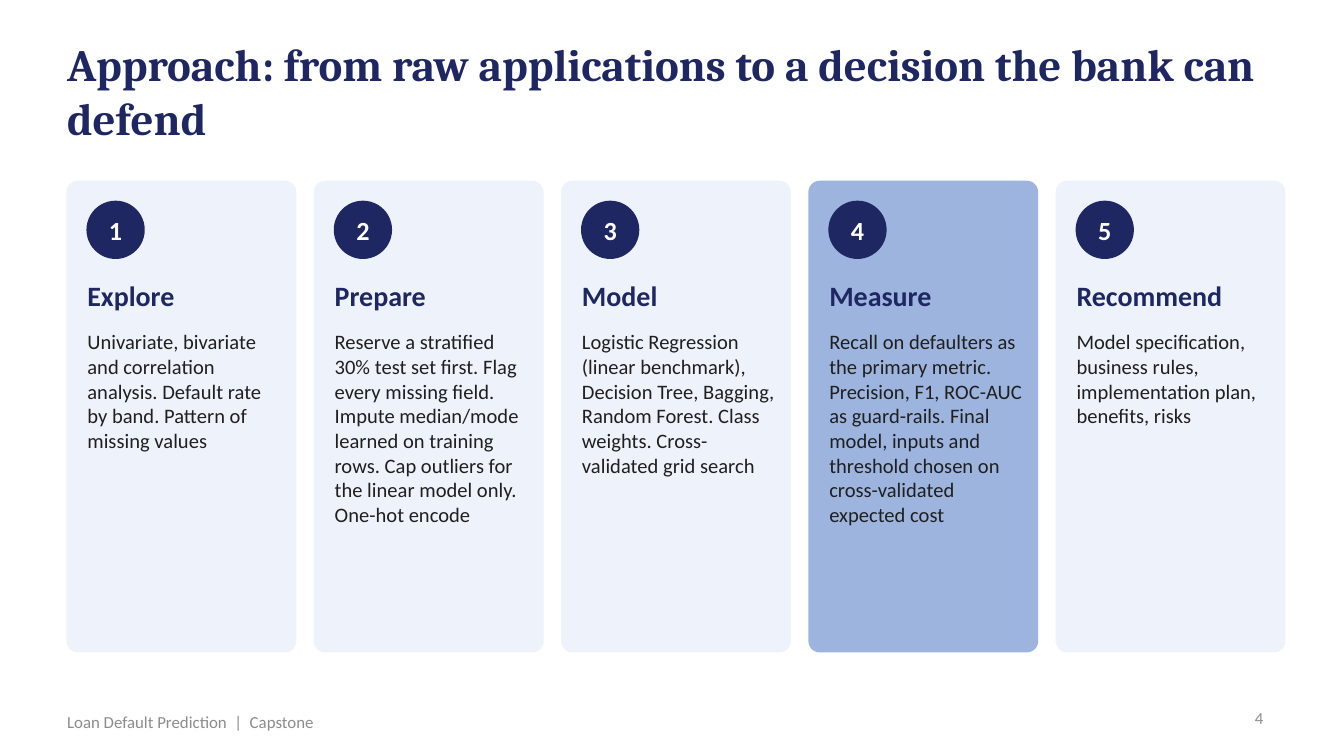
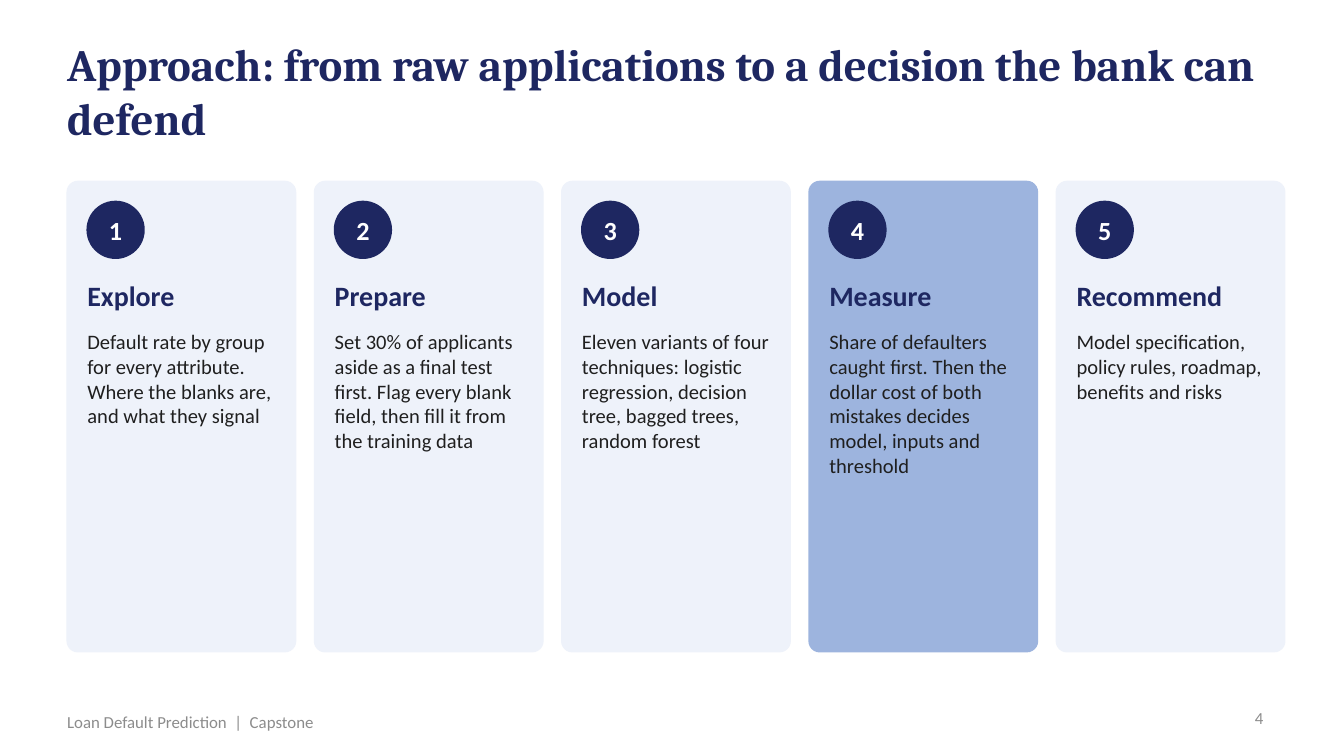
Before and after one commit to shubham1891/Personal-code, a slide deck: slide 4 of presentation/Loan_Default_Prediction_Presentation.pptx. Drawn at 1344x756 pixels with LibreOffice and Linux fonts; fonts in the diff are those of the drawing. Boxes give left, top, right and bottom in pixels: in the first picture for what was removed or moved away, otherwise in the second. Text is boxed around its words. In the diff, an @@ line names an element or a change of style, - is before the commit and + after.

```diff
--- a/presentation/Loan_Default_Prediction_Presentation.pptx
+++ b/presentation/Loan_Default_Prediction_Presentation.pptx
@@ text at <box>87,334,271,427</box>: text changed @@
-Univariate, bivariate and correlation analysis. Default rate by band. Pattern of missing values
+Default rate by group for every attribute. Where the blanks are, and what they signal
@@ text at <box>335,334,513,452</box>: text changed @@
-Reserve a stratified 30% test set first. Flag every missing field. Impute median/mode learned on training rows. Cap outliers for the linear model only. One-hot encode
+Set 30% of applicants aside as a final test first. Flag every blank field, then fill it from the training data
@@ text at <box>582,334,769,448</box>: text changed @@
-Logistic Regression (linear benchmark), Decision Tree, Bagging, Random Forest. Class weights. Cross-validated grid search
+Eleven variants of four techniques: logistic regression, decision tree, bagged trees, random forest
@@ text at <box>829,334,1007,473</box>: text changed @@
-Recall on defaulters as the primary metric. Precision, F1, ROC-AUC as guard-rails. Final model, inputs and threshold chosen on cross-validated expected cost
+Share of defaulters caught first. Then the dollar cost of both mistakes decides model, inputs and threshold
@@ text at <box>1077,334,1262,399</box>: text changed @@
-Model specification, business rules, implementation plan, benefits, risks
+Model specification, policy rules, roadmap, benefits and risks
```
Also in this commit, not shown: 5 other slides changed, 1 slide added, 2 other files.
